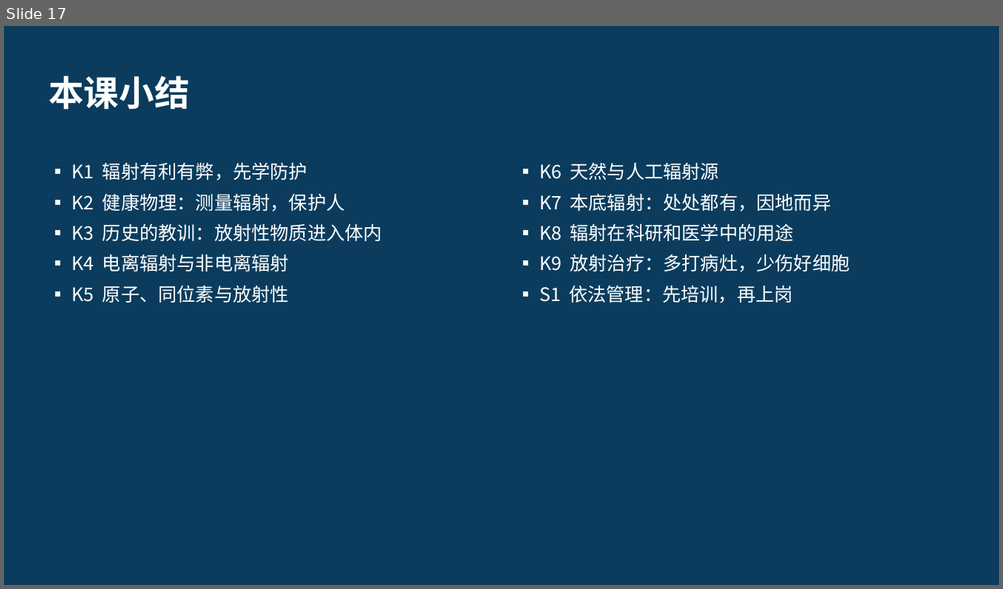
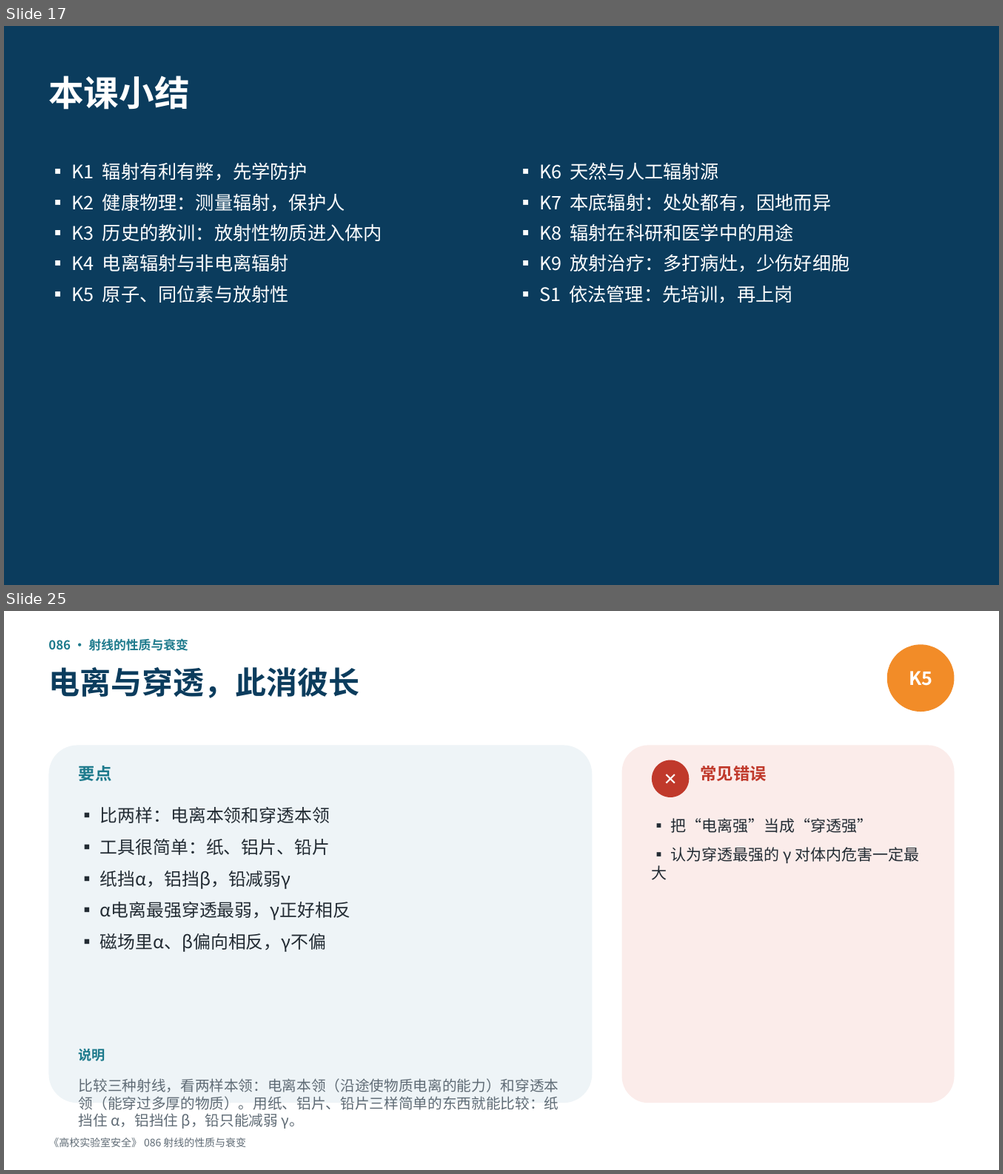
Before and after one commit to hanrongwx-max/videoyoutubo, a slide deck: course/高校实验室安全/课件/第7章_辐射安全.pptx. Shown one above the other, each under a label of ours: slide 17 before the commit, slides 17 and 25 after it; the slides between them are not shown. The pictures are 1003x589 and 1003x1174 pixels, drawn with LibreOffice and Linux fonts; fonts in the diff are those of the drawing. Boxes give left, top, right and bottom in pixels: in the first picture for what was removed or moved away, otherwise in the second. Text is boxed around its words. In the diff, an @@ line names an element or a change of style, - is before the commit and + after.

```diff
--- a/course/高校实验室安全/课件/第7章_辐射安全.pptx
+++ b/course/高校实验室安全/课件/第7章_辐射安全.pptx
@@ slide 25 added at box(4, 611, 999, 1170), background #FFFFFF @@
@@ text added at box(48, 638, 188, 651), 12 pt, text #1D7A8C, bold @@
+086 · 射线的性质与衰变
@@ ellipse added at box(887, 644, 954, 712), fill #F28C28, 18 pt, text #FFFFFF, bold @@
+K5
@@ text added at box(48, 667, 359, 698), 30 pt, text #0B3C5D, bold @@
+电离与穿透，此消彼长
@@ rounded rectangle added at box(48, 745, 592, 1103), fill #EEF4F7 @@
@@ text added at box(79, 766, 112, 781), 16 pt, text #1D7A8C, bold @@
+要点
@@ rounded rectangle added at box(622, 745, 954, 1103), fill #FBECEA @@
@@ ellipse added at box(652, 760, 689, 797), fill #C0392B, 16 pt, text #FFFFFF, bold @@
+✕
@@ text added at box(700, 766, 765, 781), 16 pt, text #C0392B, bold @@
+常见错误
@@ text added at box(100, 807, 350, 952), 17 pt, text #222B33 @@
+▪ 比两样：电离本领和穿透本领
+▪ 工具很简单：纸、铝片、铅片
+▪ 纸挡α，铝挡β，铅减弱γ
+▪ α电离最强穿透最弱，γ正好相反
+▪ 磁场里α、β偏向相反，γ不偏
@@ text added at box(652, 818, 919, 880), 15 pt, text #222B33 @@
+▪ 把“电离强”当成“穿透强”
+▪ 认为穿透最强的 γ 对体内危害一定最大
@@ text added at box(79, 1049, 105, 1062), 13 pt, text #1D7A8C, bold @@
+说明
@@ text added at box(79, 1079, 559, 1129), 14 pt, text #5F6B75 @@
+比较三种射线，看两样本领：电离本领（沿途使物质电离的能力）和穿透本领（能穿过多厚的物质）。用纸、铝片、铅片三样简单的东西就能比较：纸挡住 α，铝挡住 β，铅只能减弱 γ。
@@ text added at box(48, 1138, 246, 1147), 10 pt, text #5F6B75 @@
+《高校实验室安全》 086 射线的性质与衰变
```
Also in this commit, not shown: 21 other slides added, 2 other files.
